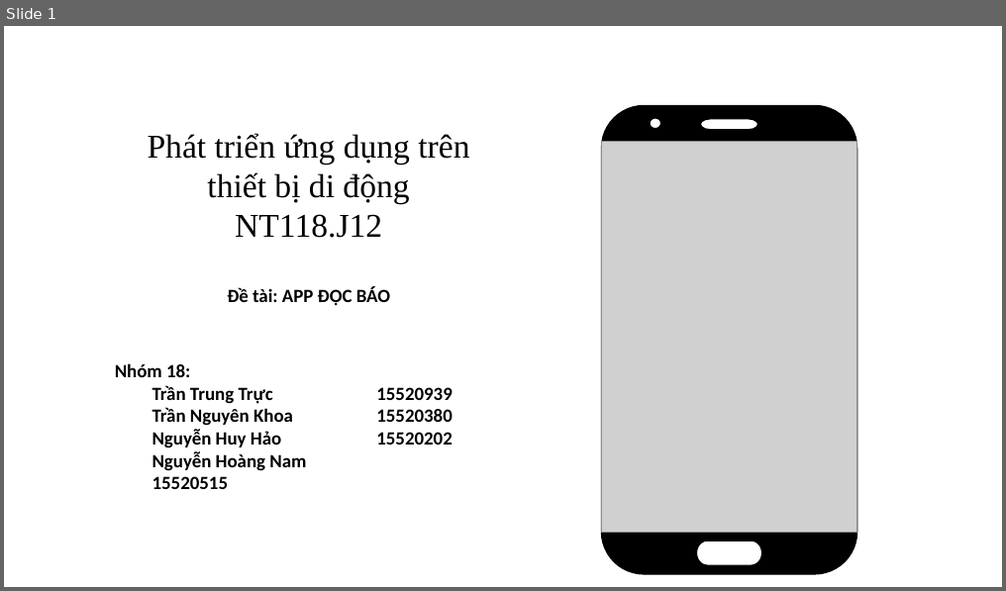
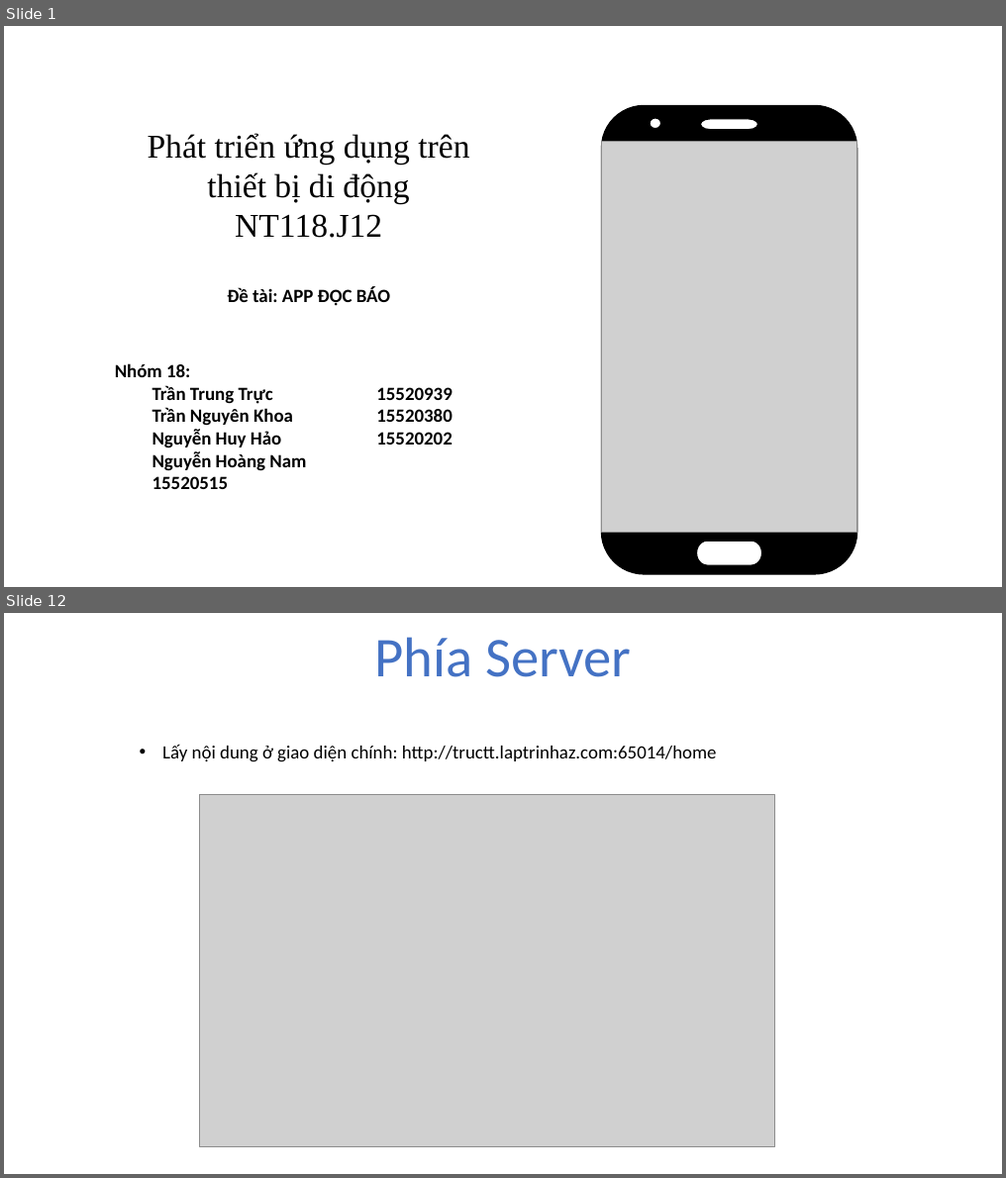
Before and after one commit to hoangnam1997/android, a slide deck: document/file_thuyet_trinh.pptx. Shown one above the other, each under a label of ours: slide 1 before the commit, slides 1 and 12 after it; the slides between them are not shown. The pictures are 1006x591 and 1006x1178 pixels, drawn with LibreOffice and Linux fonts; fonts in the diff are those of the drawing; grey boxes stand for pictures; background and template pictures are left out. Boxes give left, top, right and bottom in pixels: in the first picture for what was removed or moved away, otherwise in the second. Text is boxed around its words. In the diff, an @@ line names an element or a change of style, - is before the commit and + after.

```diff
--- a/document/file_thuyet_trinh.pptx
+++ b/document/file_thuyet_trinh.pptx
@@ slide 12 added at (4, 613, 1002, 1174), background picture (left out) @@
@@ text added at (374, 637, 631, 677), 54 pt, text #4472C4 @@
+Phía Server
@@ text added at (162, 745, 717, 762), 18 pt, text #000000 @@
+• Lấy nội dung ở giao diện chính: http://tructt.laptrinhaz.com:65014/home
@@ picture added at (199, 795, 774, 1147) @@
```
Also in this commit, not shown: 5 slides changed, 8 other slides added, 2 other files.
